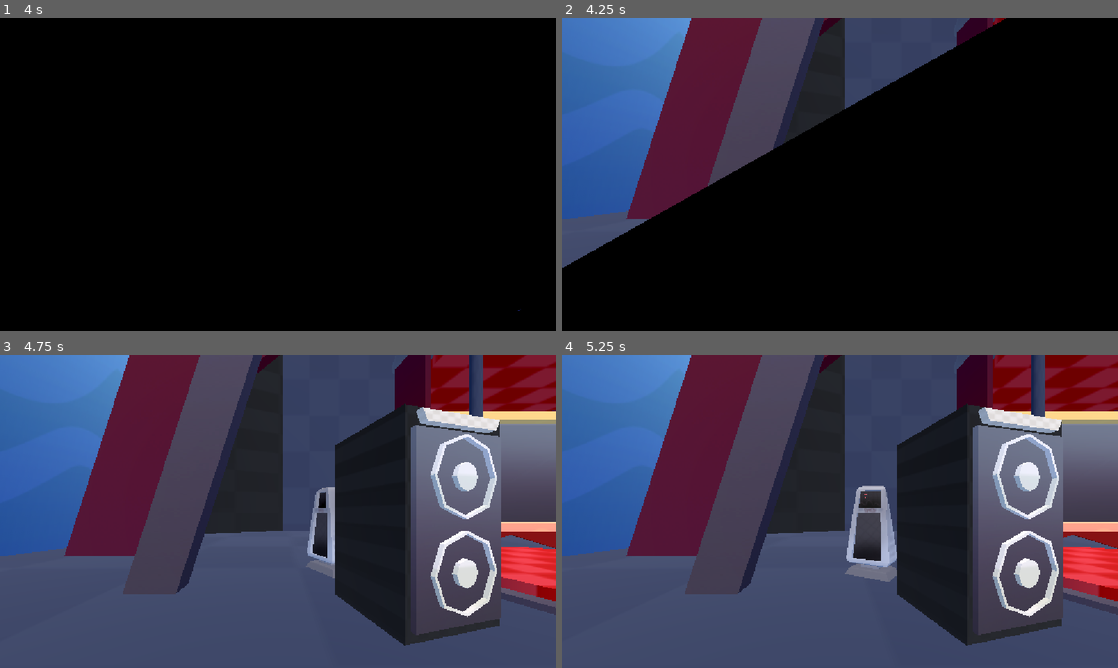
Above: before the commit, frames 1-4 (two rows, left to right).
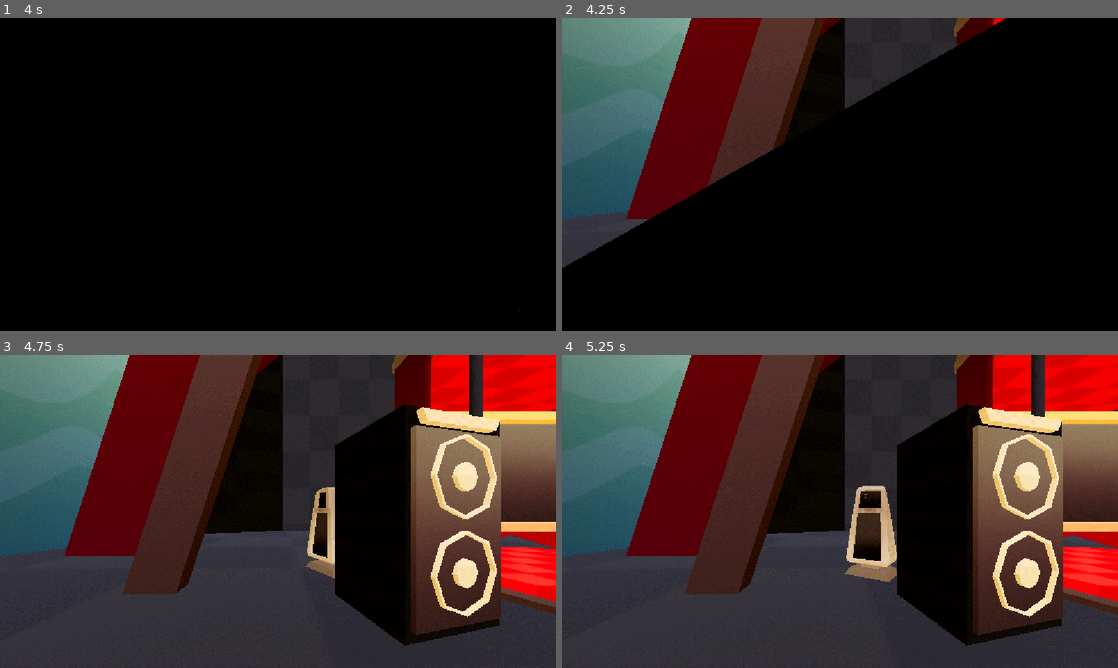
Above: after the commit, the same moments.

Repository: JZxAkuma/Game-Prototype-3
Game: Godot game, scene res://DO NOT TOUCH/Scene/main.tscn
Two runs of this game, one before a commit and one after it. Both use one fixed random seed, a clock stepped at 60 frames per second and the inputs below.
Inputs (mouse positions are in pixels of both pictures, inside the frame that each line leads up to):
- Up to frame 1 (4 s): tap Enter (ui_accept) at 0.5, 0.77, 1.52, 3.77 s; move the mouse to (400, 158) at 0.52 s; hold D (right) 0.53-1.28 s; hold J (a) 0.53-1.28 s; tap K (b) at 0.8, 1.35 s; move the mouse to (166, 190) at 1.27 s; hold S (down) 1.28-2 s; tap Ctrl (control) at 1.55 s; click "Start" at 2 s; tap A (left) at 2.75, 3.5 s; move the mouse to (333, 105) at 2.77 s; hold D (right) 2.78-3.53 s; hold Ctrl (control) 2.78-3.53 s; tap O (lb) at 3.05, 3.6 s; move the mouse to (250, 237) at 3.52 s; hold W (up) from 3.53 s (still down); tap U (x) at 3.8 s
- Up to frame 2 (4.25 s): keep holding W (up)
- Up to frame 3 (4.75 s): move the mouse to (444, 558) at 4.27 s; release W (up) at 4.28 s; hold A (left) from 4.28 s (still down); tap U (x) at 4.35 s; tap Enter (ui_accept) at 4.52 s; tap I (y) at 4.55 s
- Up to frame 4 (5.25 s): keep holding A (left); move the mouse to (673, 464) at 5.02 s; tap I (y) at 5.1 s

Frame 1 is identical in both runs. In frame 2, 32% of the frame differs, in the area x 0-80%, y 0-80%; in frame 3, 100%; in frame 4, 100%, in the area x 0-100%, y 0-100%.

Commit message:
added new high fi filter dithering + color step, as well as post processing
particles lag my laptop so bad

Diff:
--- a/DO NOT TOUCH/Scene/board.tscn
+++ b/DO NOT TOUCH/Scene/board.tscn
@@ -3,15 +3,37 @@
 [ext_resource type="Script" uid="uid://copldvyw0hglm" path="res://DO NOT TOUCH/Script/board.gd" id="1_2tmgi"]
 [ext_resource type="PackedScene" uid="uid://84fw0vhv4sm3" path="res://DO NOT TOUCH/Scene/board_space.tscn" id="2_bw800"]
 [ext_resource type="PackedScene" uid="uid://bjp51k78eowan" path="res://DO NOT TOUCH/Environmental Assets/Stadium/Stadium.fbx" id="3_cal7y"]
+[ext_resource type="Shader" uid="uid://c1alju3yplb4m" path="res://DO NOT TOUCH/shader/SkyScroller.gdshader" id="3_ddiqi"]
+[ext_resource type="Texture2D" uid="uid://cols7mqcx0dji" path="res://DO NOT TOUCH/Environmental Assets/Sky Scroller/Skybox.png" id="4_2on7c"]
 [ext_resource type="PackedScene" uid="uid://dpd6lt6jxwpo2" path="res://DO NOT TOUCH/character/Announcer/announcer.tscn" id="4_4j4vu"]
+[ext_resource type="Shader" uid="uid://eabv1f4ayvqs" path="res://DO NOT TOUCH/shader/Dithering.gdshader" id="7_2on7c"]
+
+[sub_resource type="ShaderMaterial" id="ShaderMaterial_fne0o"]
+shader = ExtResource("3_ddiqi")
+shader_parameter/sky_texture = ExtResource("4_2on7c")
+
+[sub_resource type="Sky" id="Sky_cal7y"]
+sky_material = SubResource("ShaderMaterial_fne0o")
 
 [sub_resource type="Environment" id="Environment_n5003"]
-background_mode = 1
-background_color = Color(0.60643816, 0.7359453, 1, 1)
+background_mode = 2
+background_color = Color(0.7258497, 0.7619212, 0.5828496, 1)
+background_energy_multiplier = 1.24
+sky = SubResource("Sky_cal7y")
+ambient_light_source = 2
+ambient_light_color = Color(0.60434884, 0.4994647, 0.3396008, 1)
+ambient_light_energy = 4.65
+reflected_light_source = 1
+tonemap_mode = 3
+tonemap_exposure = 0.64
+tonemap_white = 1.68
+ssil_enabled = true
+ssil_intensity = 2.6
+sdfgi_bounce_feedback = 0.31
+sdfgi_energy = 0.2
 adjustment_enabled = true
-adjustment_brightness = 1.09
 adjustment_contrast = 1.015
-adjustment_saturation = 1.04
+adjustment_saturation = 1.12
 
 [sub_resource type="BoxMesh" id="BoxMesh_aygv5"]
 size = Vector3(129.30646, 1, 121.27396)
@@ -301,6 +323,13 @@
 &"intro": SubResource("Animation_bw800")
 }
 
+[sub_resource type="ShaderMaterial" id="ShaderMaterial_ddiqi"]
+shader = ExtResource("7_2on7c")
+shader_parameter/color_steps = 30.000001045
+shader_parameter/grain_strength = 0.030000001425
+shader_parameter/saturation = 1.05
+shader_parameter/contrast = 1.05
+
 [node name="Board" type="Node3D" unique_id=2115529111]
 script = ExtResource("1_2tmgi")
 
@@ -360,4 +389,23 @@
 current = true
 
 [node name="Commentator set wide" type="Camera3D" parent="commentator set" unique_id=1671591333]
-transform = Transform3D(0.9263721, 0.057990897, -0.3721177, 0, 0.9880737, 0.15398158, 0.37660924, -0.14264427, 0.9153239, 116.82978, 20.989372, 30.39455)
+transform = Transform3D(0.92637205, 0.0579909, -0.3721177, 0, 0.9880737, 0.1539816, 0.3766092, -0.14264429, 0.91532385, 116.82978, 20.989372, 30.39455)
+
+[node name="SpotLight3D" type="SpotLight3D" parent="commentator set" unique_id=836658084]
+transform = Transform3D(1, 0, 0, 0, -4.371139e-08, 1, 0, -1, -4.371139e-08, 141.36893, 10.049157, -9.662783)
+light_color = Color(0.9071141, 0.8886923, 1.92523e-06, 1)
+light_energy = 16.0
+shadow_enabled = true
+spot_range = 10.361
+spot_angle = 25.75
+
+[node name="CanvasLayer" type="CanvasLayer" parent="." unique_id=1428149040]
+
+[node name="ColorRect" type="ColorRect" parent="CanvasLayer" unique_id=662706121]
+material = SubResource("ShaderMaterial_ddiqi")
+anchors_preset = 15
+anchor_right = 1.0
+anchor_bottom = 1.0
+grow_horizontal = 2
+grow_vertical = 2
+mouse_filter = 2
--- /dev/null
+++ b/DO NOT TOUCH/shader/Dithering.gdshader
@@ -0,0 +1,31 @@
+shader_type canvas_item;
+uniform sampler2D screen_texture : hint_screen_texture,
+    repeat_disable, filter_nearest;
+
+uniform float color_steps : hint_range(8.0, 64.0) = 32.0;
+uniform float grain_strength : hint_range(0.0, 0.05) = 0.008;
+uniform float saturation : hint_range(0.5, 1.5) = 1.05;
+uniform float contrast : hint_range(0.8, 1.3) = 1.05;
+
+void vertex() {
+	// Called for every vertex the material is visible on.
+}
+void fragment() {
+	// Called for every pixel the material is visible on.
+    vec3 color = textureLod(screen_texture, SCREEN_UV, 0.0).rgb;//Contrast contrl
+    color = (color - vec3(0.5)) * contrast + vec3(0.5);//saturation control
+    float grey = dot(color, vec3(0.299, 0.587, 0.114));
+    color = mix(vec3(grey), color, saturation);
+
+	//grain
+    float grain = fract(
+        sin(dot(FRAGCOORD.xy, vec2(12.9898, 78.233)))
+        * 43758.5453
+    ) - 0.5;
+    color += grain * grain_strength;
+
+    //color quanting again
+    color = floor(clamp(color, 0.0, 1.0) * color_steps + 0.5)
+        / color_steps;
+    COLOR = vec4(color, 1.0);
+}
Binary file added: DO NOT TOUCH/2D/Sprites/Spark.png
Not shown, added: DO NOT TOUCH/2D/Sprites/Spark.png.import
Not shown, added: DO NOT TOUCH/shader/Dithering.gdshader.uid
